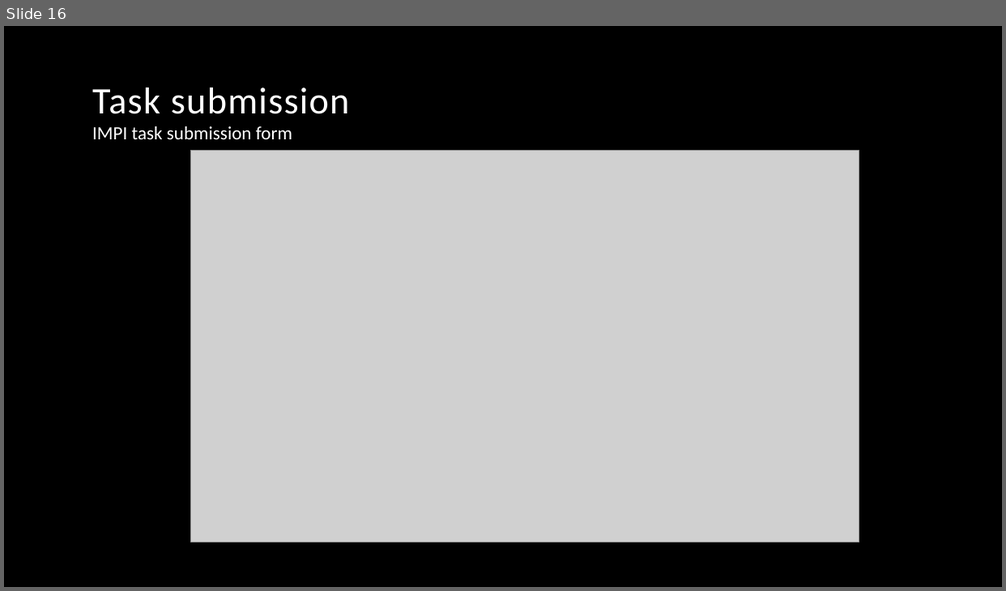
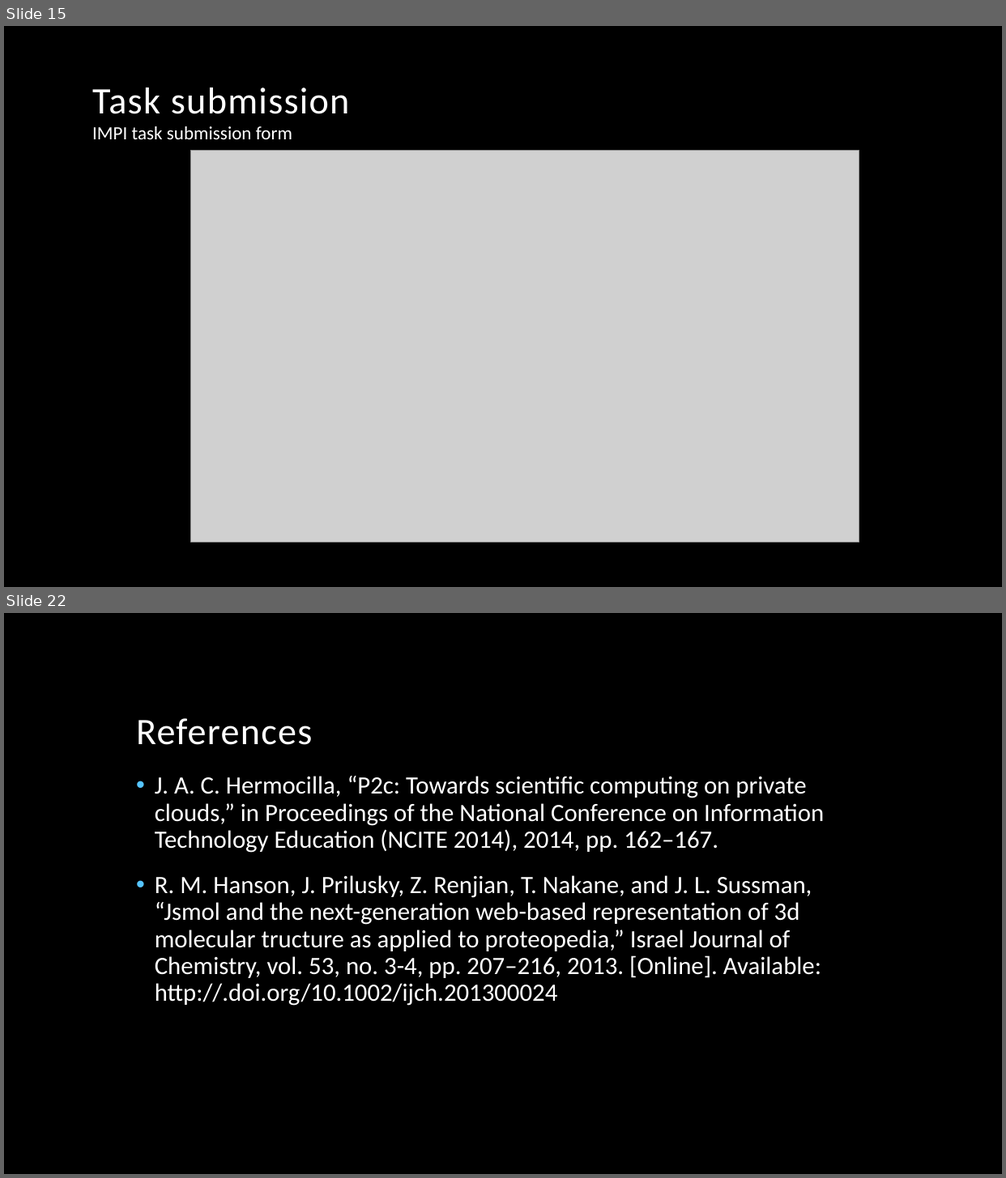
Before and after one commit to vincentpaul12/SkyLab-Files, a slide deck: pcsc_skylab.pptx. Shown one above the other, each under a label of ours: slide 16 before the commit, slides 15 and 22 after it; the slides between them are not shown. The pictures are 1006x591 and 1006x1178 pixels, drawn with LibreOffice and Linux fonts; fonts in the diff are those of the drawing; grey boxes stand for pictures; background and template pictures are left out. Boxes give left, top, right and bottom in pixels: in the first picture for what was removed or moved away, otherwise in the second. Text is boxed around its words. In the diff, an @@ line names an element or a change of style, - is before the commit and + after.

```diff
--- a/pcsc_skylab.pptx
+++ b/pcsc_skylab.pptx
@@ slide 22 added at (x1=4, y1=613, x2=1002, y2=1174), background picture (left out) @@
@@ title added at (x1=136, y1=718, x2=312, y2=745), 36 pt, text #FFFFFF @@
+References
@@ text added at (x1=155, y1=776, x2=824, y2=1006), 24 pt, text #FFFFFF @@
+• J. A. C. Hermocilla, “P2c: Towards scientific computing on private clouds,” in Proceedings of the National Conference on Information Technology Education (NCITE 2014), 2014, pp. 162–167.
+• R. M. Hanson, J. Prilusky, Z. Renjian, T. Nakane, and J. L. Sussman, “Jsmol and the next-generation web-based representation of 3d molecular tructure as applied to proteopedia,” Israel Journal of Chemistry, vol. 53, no. 3-4, pp. 207–216, 2013. [Online]. Available: http://.doi.org/10.1002/ijch.201300024
@@ what was slide 16 is now slide 15 @@
```
Also in this commit, not shown: 8 slides changed, 6 other slides added, 4 slides removed.
